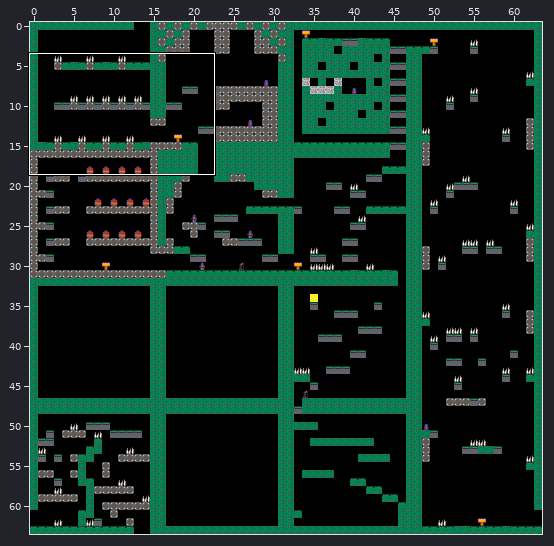
Tiled map -- scratch/map.tmx. Above, an overview of the earlier version with the close-up marked.
Close-up. Old version:
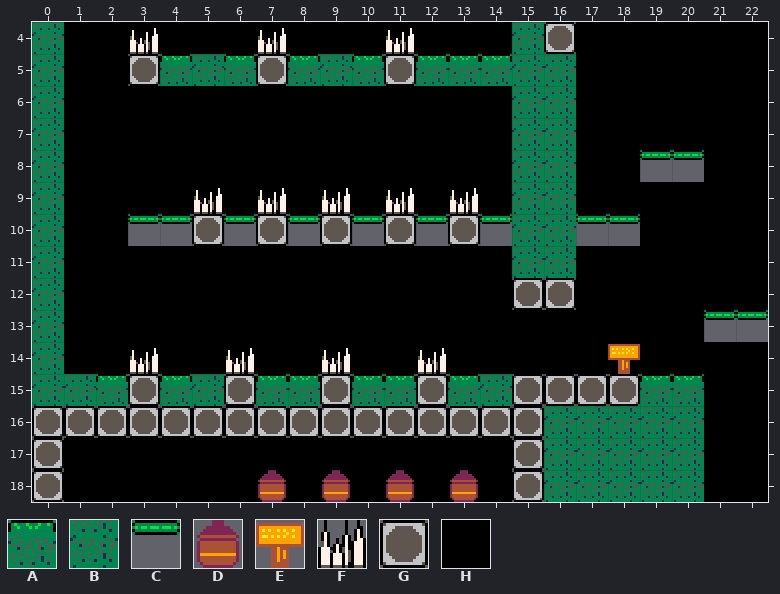
Cells are 16x16 px. Shown: x 0..22, y 4..18. The commit also changed other parts of the map, which this record leaves out.
Key: from "tileset": A 0, B 1, C 2, D 4, E 5, F 6, G 7, H 15.
_ is an empty cell.
Objects are placed by their top-left corner, in cells (3,4 is the top-left corner of cell 3,4); size is 1x1 cell unless given.
Layer "tiles" before, first column x 0:
 4 BHHHHHHHHHHHHHHBGHHHHHH
 5 BHHGABAGABAGAAABBHHHHHH
 6 BHHHHHHHHHHHHHHBBHHHHHH
 7 BHHHHHHHHHHHHHHBBHHHHHH
 8 BHHHHHHHHHHHHHHBBHHCCHH
 9 BHHHHHHHHHHHHHHBBHHHHHH
10 BHHCCGCGCGCGCGCBBCCHHHH
11 BHHHHHHHHHHHHHHBBHHHHHH
12 BHHHHHHHHHHHHHHGGHHHHHH
13 BHHHHHHHHHHHHHHHHHHHHCC
14 BHHHHHHHHHHHHHHHHHHHHHH
15 BBAGABGAAGAAGABGGGGAAHH
16 GGGGGGGGGGGGGGGGBBBBBHH
17 GHHHHHHHHHHHHHHGBBBBBHH
18 GHHHHHHHHHHHHHHGBBBBBHH
Objects on layer "actors" before:
F "G_CHARACTER_SPIKES" at 11,4
F "G_CHARACTER_SPIKES" at 7,4
F "G_CHARACTER_SPIKES" at 3,4
F "G_CHARACTER_SPIKES" at 5,9
F "G_CHARACTER_SPIKES" at 7,9
F "G_CHARACTER_SPIKES" at 9,9
F "G_CHARACTER_SPIKES" at 11,9
F "G_CHARACTER_SPIKES" at 13,9
F "G_CHARACTER_SPIKES" at 12,14
F "G_CHARACTER_SPIKES" at 6,14
F "G_CHARACTER_SPIKES" at 3,14
F "G_CHARACTER_SPIKES" at 9,14
E "G_SIGN_SHRINE_OF_LEGS" at 18,14
D "G_CHARACTER_POT" at 7,18
D "G_CHARACTER_POT" at 9,18
D "G_CHARACTER_POT" at 11,18
D "G_CHARACTER_POT_FAKE" at 13,18
Once edited:
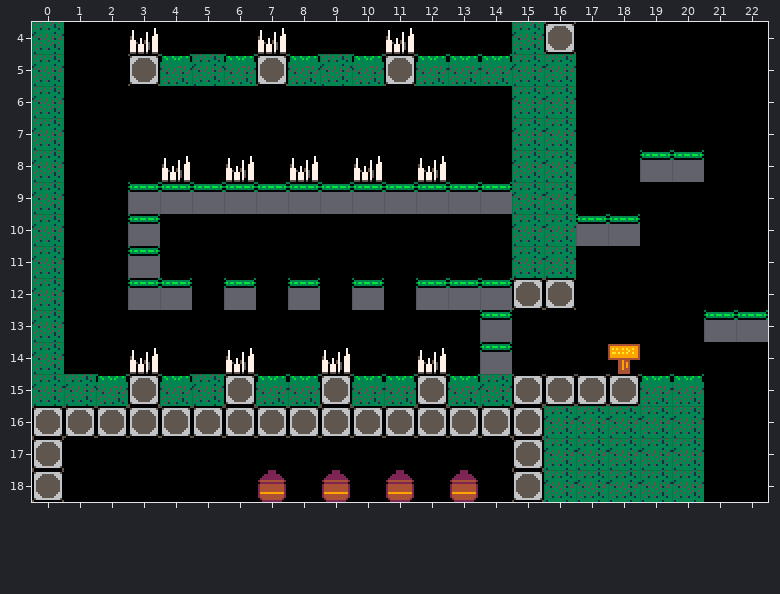
Edits made:
Layer "tiles":
The author changed tile H to tile C in row 9 at x 3 to 14; in row 11 at x 3; in row 12 at x 3 to 4, 6, 8, 10 and 12 to 14; in rows 13 to 14 at x 14.
The author changed tile C to tile H in row 10 at x 4, 6, 8, 10, 12 and 14.
The author changed tile G to tile H in row 10 at x 5, 7, 9, 11 and 13.
Layer "actors":
Object F "G_CHARACTER_SPIKES" at 5,9 becomes F "G_CHARACTER_SPIKES" at 4,8.
Object F "G_CHARACTER_SPIKES" at 7,9 becomes F "G_CHARACTER_SPIKES" at 6,8.
Object F "G_CHARACTER_SPIKES" at 9,9 becomes F "G_CHARACTER_SPIKES" at 8,8.
Object F "G_CHARACTER_SPIKES" at 11,9 becomes F "G_CHARACTER_SPIKES" at 10,8.
Object F "G_CHARACTER_SPIKES" at 13,9 becomes F "G_CHARACTER_SPIKES" at 12,8.
Pixel boxes of the changes (left, top, right, bottom) in both close-ups:
changed: (128, 156, 512, 374)
